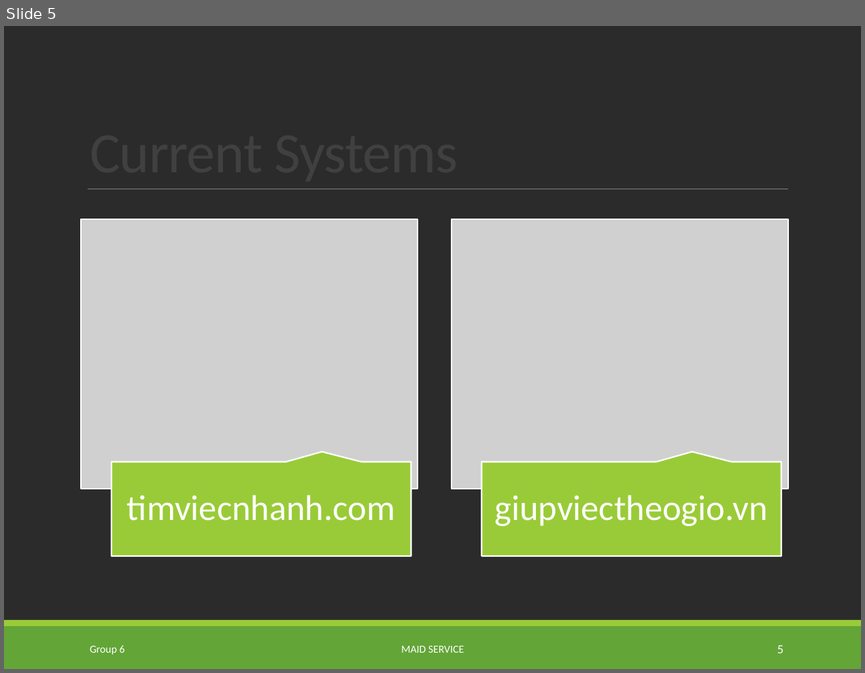
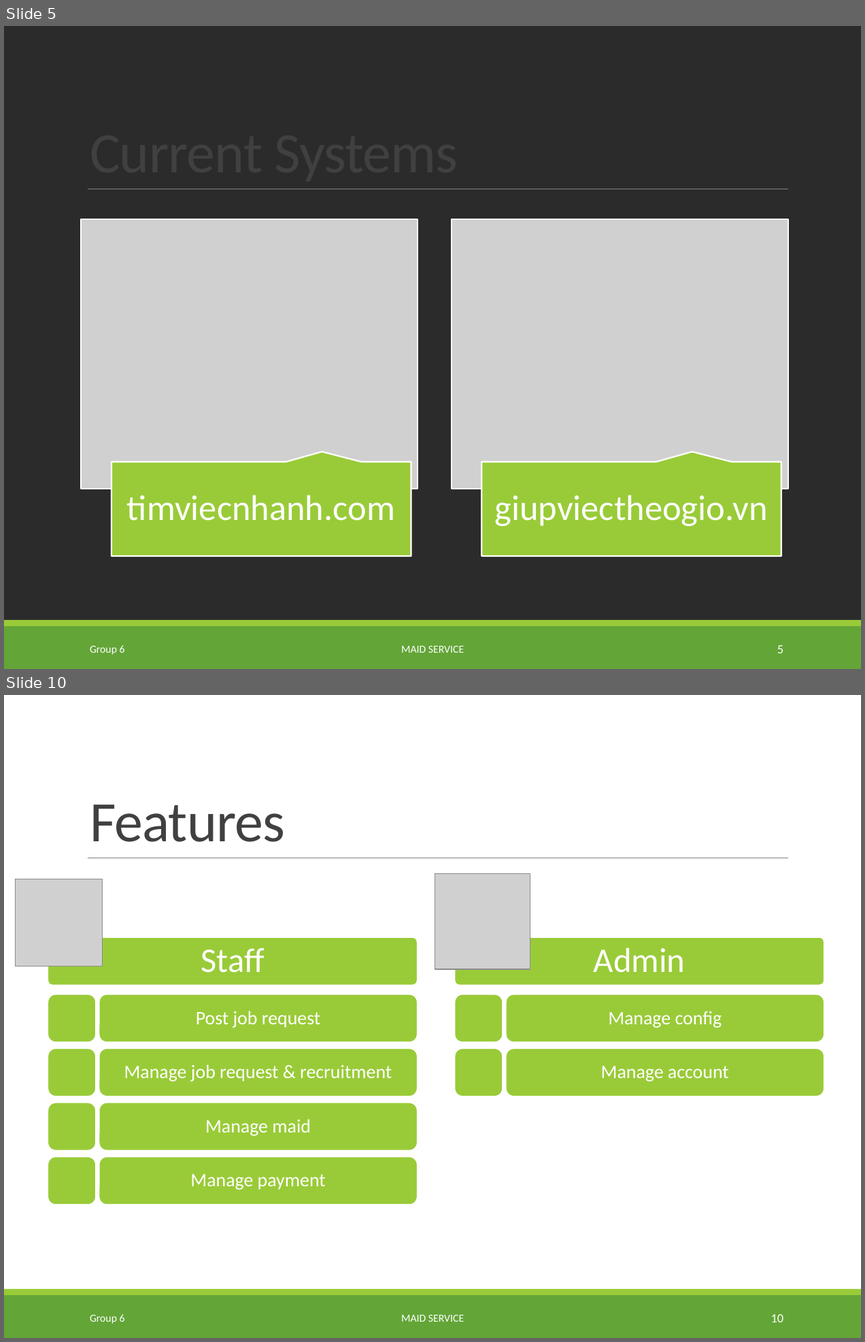
Before and after one commit to TuanBT/ms-website, a slide deck: Presentation/MS_Slide.pptx. Shown one above the other, each under a label of ours: slide 5 before the commit, slides 5 and 10 after it; the slides between them are not shown. The pictures are 865x673 and 865x1342 pixels, drawn with LibreOffice and Linux fonts; fonts in the diff are those of the drawing; grey boxes stand for pictures; background and template pictures are left out; a plain dark background stands for a picture behind light text. Boxes give left, top, right and bottom in pixels: in the first picture for what was removed or moved away, otherwise in the second. Text is boxed around its words. In the diff, an @@ line names an element or a change of style, - is before the commit and + after.

```diff
--- a/Presentation/MS_Slide.pptx
+++ b/Presentation/MS_Slide.pptx
@@ slide 10 added at <box>4,695,861,1338</box>, background #FFFFFF; not listed: 3 template elements that a slide beside it also shows @@
@@ title added at <box>90,804,285,842</box>, 48 pt, text #404040 @@
+Features
@@ picture added at <box>435,873,531,969</box> @@
@@ picture added at <box>15,879,102,966</box> @@
@@ group added at <box>48,936,825,1204</box>: 14 rounded rectangles, 8 texts @@
+Staff
+Post job request
+Manage job request & recruitment
+Manage maid
+Manage payment
+Admin
+Manage config
+Manage account
@@ text added at <box>90,1314,125,1323</box>, 9 pt, text #FFFFFF @@
+Group 6
@@ text added at <box>401,1314,464,1321</box>, 9 pt, text #FFFFFF @@
+MAID SERVICE
@@ page number added at <box>771,1314,784,1322</box>, 10.5 pt, text #FFFFFF @@
+10
```
Also in this commit, not shown: 9 slides changed, 4 other slides added, 1 slide removed.
